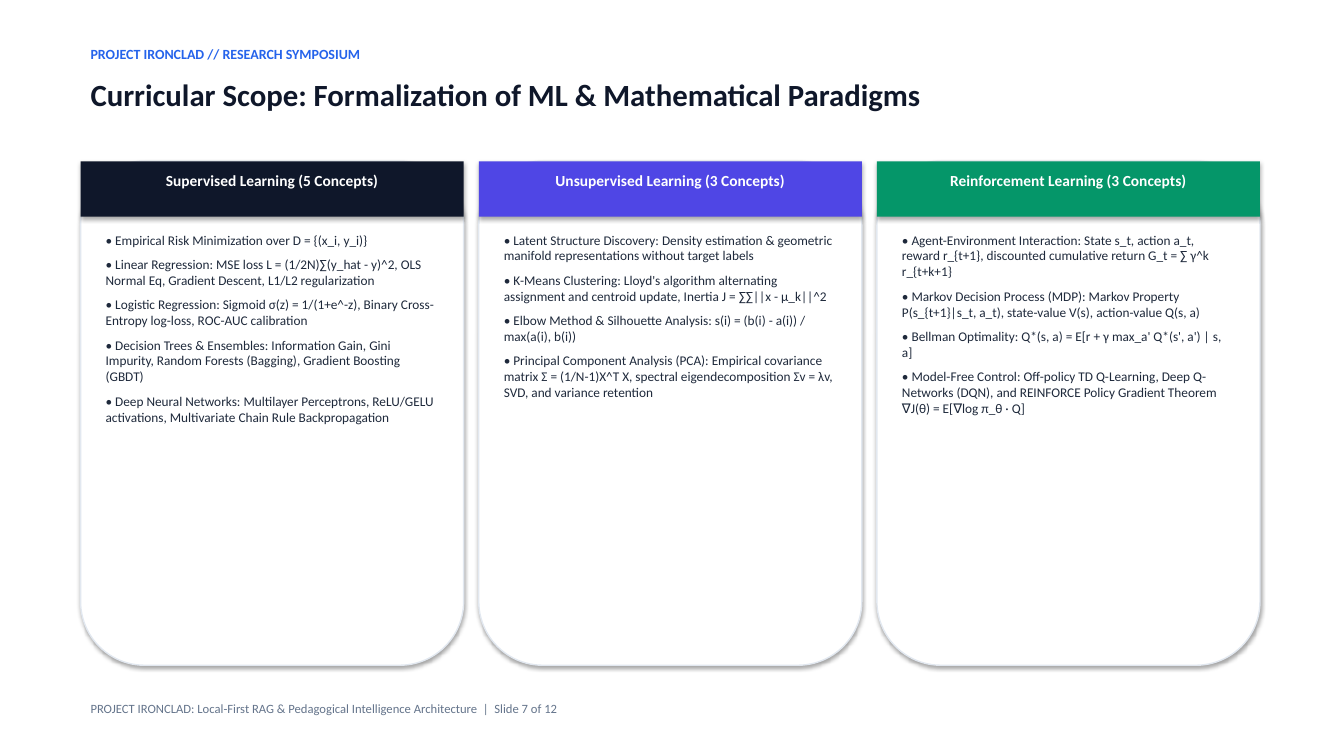
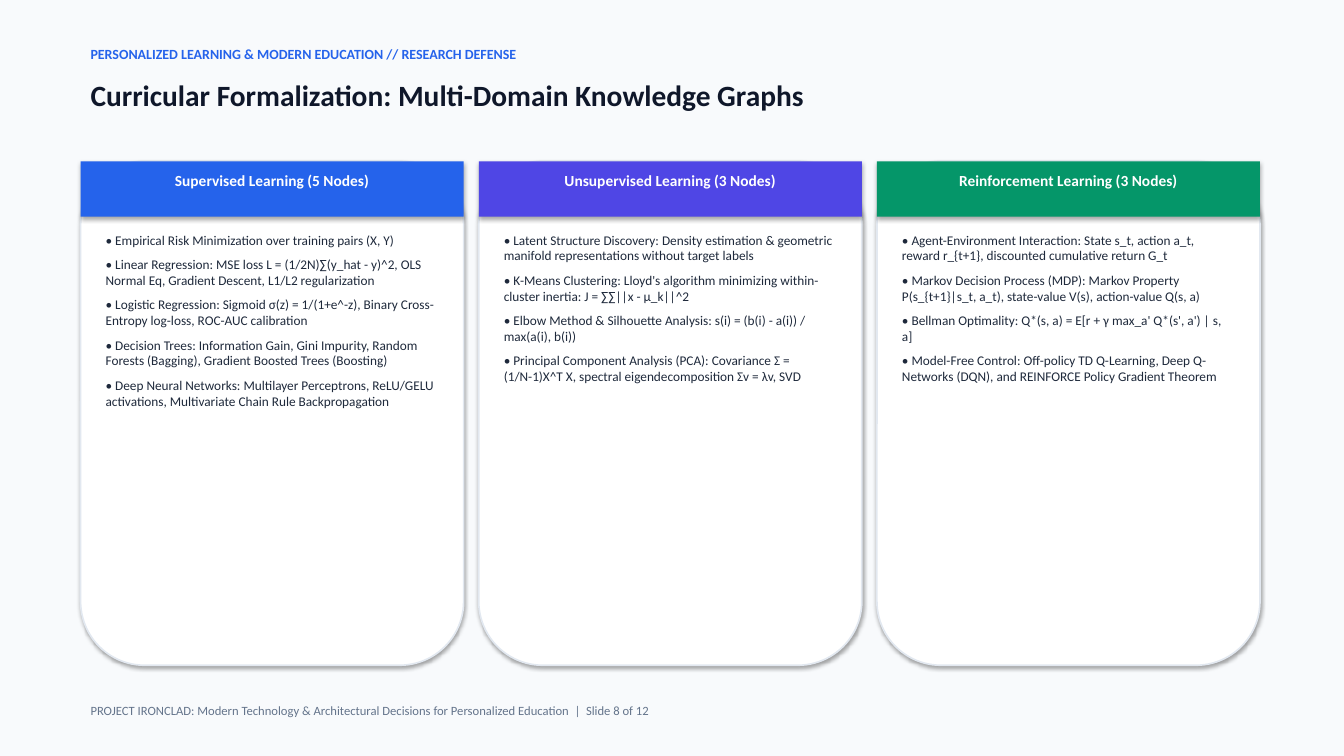
Before and after one commit to Angshurpita/IRONCLAD-DASHBOARD-CLI, a slide deck: slide 8 of presentation/PROJECT_IRONCLAD_RESEARCH_SYMPOSIUM.pptx (slide 7 before the commit). Drawn at 1344x756 pixels with LibreOffice and Linux fonts; fonts in the diff are those of the drawing. Boxes give left, top, right and bottom in pixels: in the first picture for what was removed or moved away, otherwise in the second. Text is boxed around its words. In the diff, an @@ line names an element or a change of style, - is before the commit and + after.

Commit message:
feat(research): update research paper and lite-theme presentation deck on personalized learning and technical decisions

```diff
--- a/presentation/PROJECT_IRONCLAD_RESEARCH_SYMPOSIUM.pptx
+++ b/presentation/PROJECT_IRONCLAD_RESEARCH_SYMPOSIUM.pptx
@@ rectangle added at bbox=[0, 0, 1344, 756], fill #F8FAFC @@
@@ text at bbox=[91, 50, 516, 59]: text changed @@
-PROJECT IRONCLAD // RESEARCH SYMPOSIUM
+PERSONALIZED LEARNING & MODERN EDUCATION // RESEARCH DEFENSE
@@ text at bbox=[91, 85, 803, 111]: text changed; size 22 to 21 pt @@
-Curricular Scope: Formalization of ML & Mathematical Paradigms
+Curricular Formalization: Multi-Domain Knowledge Graphs
@@ rectangle at bbox=[81, 161, 464, 217]: fill #0F172A to #2563EB @@
@@ outline #E2E8F0 1 pt to #E2E8F0 1.2 pt in 3 elements at bbox=[479, 161, 862, 665], bbox=[877, 161, 1260, 665], bbox=[81, 161, 464, 665] @@
@@ text at bbox=[175, 174, 368, 189]: text changed @@
-Supervised Learning (5 Concepts)
+Supervised Learning (5 Nodes)
@@ text at bbox=[564, 175, 775, 189]: text changed @@
-Unsupervised Learning (3 Concepts)
+Unsupervised Learning (3 Nodes)
@@ text at bbox=[959, 174, 1177, 189]: text changed @@
-Reinforcement Learning (3 Concepts)
+Reinforcement Learning (3 Nodes)
@@ text at bbox=[115, 235, 393, 248]: text changed @@
-• Empirical Risk Minimization over D = {(x_i, y_i)}
+• Empirical Risk Minimization over training pairs (X, Y)
@@ text at bbox=[902, 236, 1195, 262]: text changed @@
-• Agent-Environment Interaction: State s_t, action a_t, reward r_{t+1}, discounted cumulative return G_t = ∑ γ^k r_{t+k+1}
+• Agent-Environment Interaction: State s_t, action a_t, reward r_{t+1}, discounted cumulative return G_t
@@ text at bbox=[504, 275, 818, 303]: text changed @@
-• K-Means Clustering: Lloyd's algorithm alternating assignment and centroid update, Inertia J = ∑∑||x - μ_k||^2
+• K-Means Clustering: Lloyd's algorithm minimizing within-cluster inertia: J = ∑∑||x - μ_k||^2
@@ text at bbox=[106, 340, 417, 368]: text changed @@
-• Decision Trees & Ensembles: Information Gain, Gini Impurity, Random Forests (Bagging), Gradient Boosting (GBDT)
+• Decision Trees: Information Gain, Gini Impurity, Random Forests (Bagging), Gradient Boosted Trees (Boosting)
@@ text at bbox=[504, 355, 801, 384]: text changed @@
-• Principal Component Analysis (PCA): Empirical covariance matrix Σ = (1/N-1)X^T X, spectral eigendecomposition Σv = λv, SVD, and variance retention
+• Principal Component Analysis (PCA): Covariance Σ = (1/N-1)X^T X, spectral eigendecomposition Σv = λv, SVD
@@ text at bbox=[902, 355, 1217, 383]: text changed @@
-• Model-Free Control: Off-policy TD Q-Learning, Deep Q-Networks (DQN), and REINFORCE Policy Gradient Theorem ∇J(θ) = E[∇log π_θ · Q]
+• Model-Free Control: Off-policy TD Q-Learning, Deep Q-Networks (DQN), and REINFORCE Policy Gradient Theorem
@@ text at bbox=[91, 706, 649, 717]: text changed @@
-PROJECT IRONCLAD: Local-First RAG & Pedagogical Intelligence Architecture | Slide 7 of 12
+PROJECT IRONCLAD: Modern Technology & Architectural Decisions for Personalized Education | Slide 8 of 12
```
Also in this commit, not shown: 2 other slides changed, 9 slides added, 9 slides removed, 5 other files.
